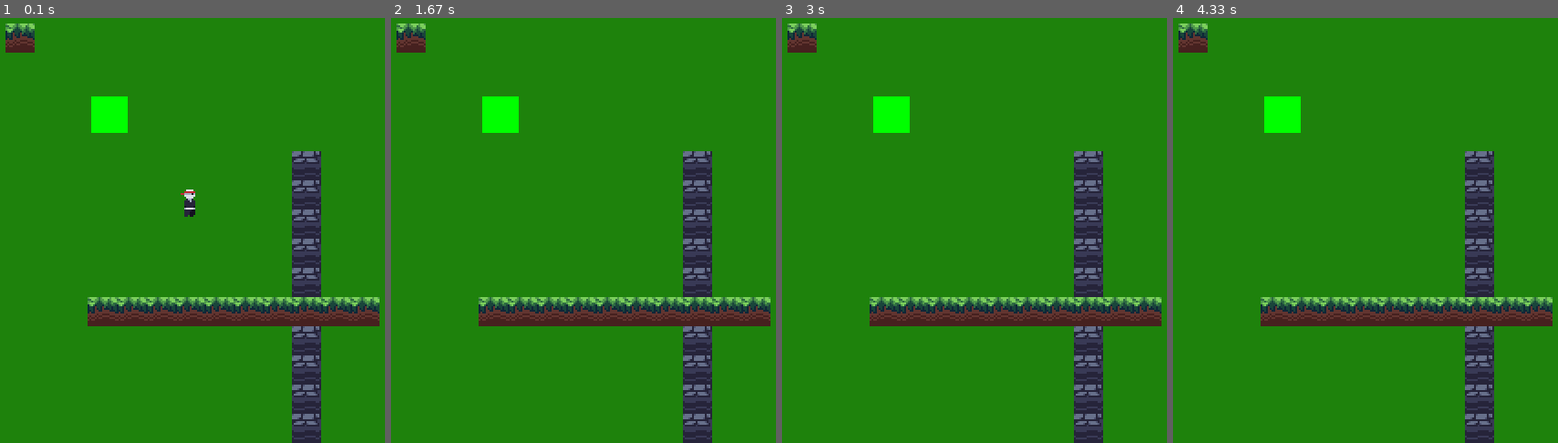
Above: before the commit, frames 1-4 (left to right).
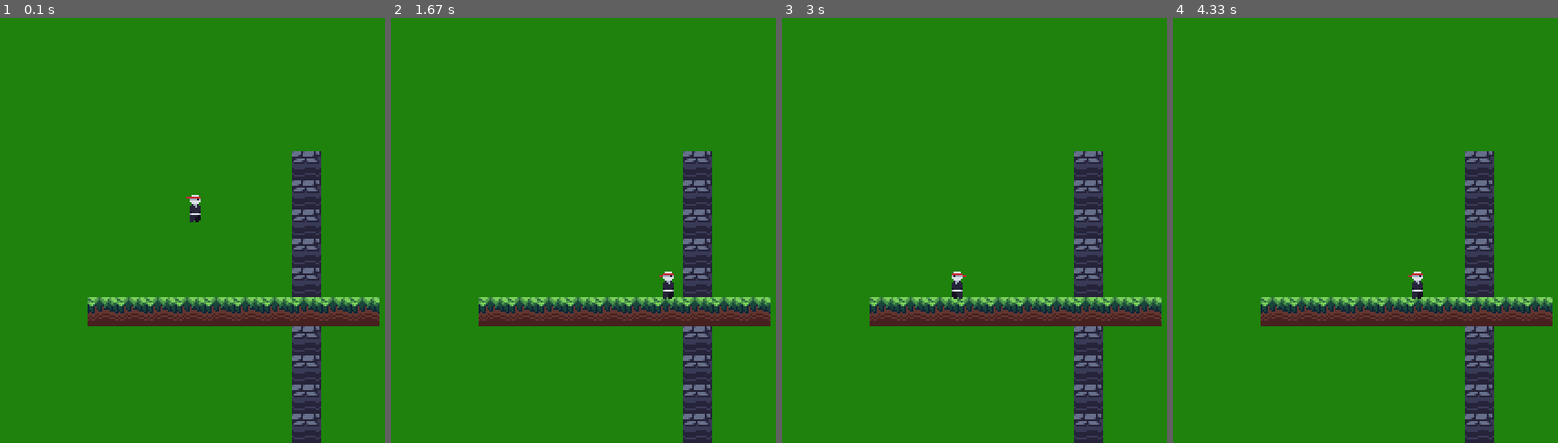
Above: after the commit, the same moments.

Repository: laziutaO/Pygame-updater
Game: pygame game, started from pygame_test/pygame_test.py
Same seed, same stepped clock (60 frames per second), same inputs: the game is played once before the commit and once after it.
Inputs:
- Up to frame 1 (0.1 s): no input
- Up to frame 2 (1.67 s): hold Right 0.33-0.8 s; hold Right 1.17-1.63 s
- Up to frame 3 (3 s): hold Left 1.67-2.2 s; hold Left 2.57-2.97 s
- Up to frame 4 (4.33 s): hold Right 3.4-4.03 s

The runs differ from the first frame. In frame 1, 1.6% of the frame differs, in the area x 1-53%, y 1-49%; in frame 2, 1.5%; in frame 3, 1.5%; in frame 4, 1.5%.

Commit message:
added methods to tilemap class

Diff:
--- a/pygame_test/classes/entities.py
+++ b/pygame_test/classes/entities.py
@@ -9,10 +9,13 @@
         self.size = size
         self.velocity = [0, 0]
         self.action = ''
-        self.anim_offset = (-3, -3)
+        self.anim_offset = (0,0)
         self.flip = False
         self.set_action('idle')
-        self.velocity = [0, 0]
+        self.collisions = {'top': False, 'bottom': False, 'left': False, 'right': False}
+
+    def rect(self):
+        return pygame.Rect(*self.pos, *self.size)
 
     def set_action(self, action):
         if action != self.action:
@@ -21,13 +24,38 @@
             #self.animation.add_callback_func(10, lambda: self.animation.pause_animation())
             #self.animation.set_backwards()
 
-    def update(self, tilemap, movement = (0,0)):
+    def update(self, tilemap, movement):
+        self.collisions = {'top': False, 'bottom': False, 'left': False, 'right': False}
         frame_movement = (movement[0] + self.velocity[0], movement[1] + self.velocity[1])
 
         self.pos[0] += frame_movement[0]
+        entity_rect = self.rect()
+        for rect in tilemap.physics_rects_around(self.pos):
+            if entity_rect.colliderect(rect):
+                if frame_movement[0] > 0:
+                    entity_rect.right = rect.left
+                    self.collisions['right'] = True
+                if frame_movement[0] < 0:
+                    entity_rect.left = rect.right
+                    self.collisions['left'] = True
+                self.pos[0] = entity_rect.x
+
         self.pos[1] += frame_movement[1]
+        entity_rect = self.rect()
+        for rect in tilemap.physics_rects_around(self.pos):
+            if entity_rect.colliderect(rect):
+                if frame_movement[1] > 0:
+                    entity_rect.bottom = rect.top
+                    self.collisions['bottom'] = True
+                if frame_movement[1] < 0:
+                    entity_rect.top = rect.bottom
+                    self.collisions['top'] = True
+                self.pos[1] = entity_rect.y +8
 
         self.gravity()
+
+        if self.collisions['top'] or self.collisions['bottom']:
+            self.velocity[1] = 0
 
         if movement[0] > 0:
             self.flip = False
@@ -41,7 +69,6 @@
             print('finished')
         else:
             surf.blit(pygame.transform.flip(self.animation.anim_image(), self.flip, False), (self.pos[0] - offset[0] + self.anim_offset[0], self.pos[1] - offset[1] + self.anim_offset[1]))
-        #surf.blit(self.game.assets['player'], self.pos)
 
     def gravity(self):
         self.velocity[1] = min(5, self.velocity[1] + 0.1)
@@ -50,8 +77,8 @@
     def __init__(self, game, pos, size):
         super().__init__(game, 'player', pos, size)
 
-    def update(self, movement=(0,0), tilemap = None):
-        super().update(tilemap, movement = movement)
+    def update(self, tilemap, movement=(0,0)):
+        super().update(tilemap, movement)
 
         if movement[0] != 0:
             self.set_action('run')
--- a/pygame_test/pygame_test.py
+++ b/pygame_test/pygame_test.py
@@ -33,7 +33,7 @@
             'grass': load_images(BASE_IMG_PATH + 'tiles/grass'),
             'stone': load_images(BASE_IMG_PATH + 'tiles/stone'),
             'player': load_image( BASE_IMG_PATH + 'entities/player.png'),
-            'player/idle': Animation(load_images(BASE_IMG_PATH + 'entities/player/idle'), 2),
+            'player/idle': Animation(load_images(BASE_IMG_PATH + 'entities/player/idle'), 5),
             'player/run': Animation(load_images(BASE_IMG_PATH + 'entities/player/run'), 5),
         }
         self.tilemap = Tilemap(self, 16, 1)
@@ -48,16 +48,16 @@
     def run(self):
         while True:
             self.display.fill((30, 130, 12))
-            self.player.update((self.movement_hor[1] - self.movement_hor[0], self.movement_ver[1] - self.movement_ver[0]))
             self.tilemap.render(self.display)
+            self.player.update(self.tilemap, (self.movement_hor[1] - self.movement_hor[0], 0))
             self.player.render(self.display)
 
-            player_rect = pygame.Rect(*self.player.pos, *self.player.size)
+            #player_rect = pygame.Rect(*self.player.pos, *self.player.size)
             #polygon_collider = pygame.draw.polygon(self.display, (255, 0, 0), self.points)
-            if player_rect.colliderect(self.collision_area):
+            """if player_rect.colliderect(self.collision_area):
                 pygame.draw.rect(self.display, (255, 0, 0), self.collision_area)
             else:
-                pygame.draw.rect(self.display, (0, 255, 0), self.collision_area)
+                pygame.draw.rect(self.display, (0, 255, 0), self.collision_area)"""
 
             #circle = pygame.draw.circle(self.display, (255, 0, 0), (100, 100), 50)
 
--- a/pygame_updater/tilemaps/tilemap.py
+++ b/pygame_updater/tilemaps/tilemap.py
@@ -1,20 +1,41 @@
+import pygame
+NEIGHBOR_OFFSETS = [(0, -1), (1, 0), (0, 1), (-1, 0), (1, -1), (1, 1), (-1, 1), (-1, -1), (0, 0)]
+PHYSICS_TILES = {'grass', 'stone'}
+
 class Tilemap:
     def __init__(self, game, tile_size = 16, scale = 1):
         self.__tile_size = tile_size
-        self.__tilemap = {}
+        self.tilemap = {}
         self.__scale = scale
-        self.__tile_size = tile_size
         self.game = game
-        self._offgrid_tiles = [{'type' : 'grass', 'pos' : (3, 10), 'variant': 1}]
+        #self._offgrid_tiles = [{'type' : 'grass', 'pos' : (3, 10), 'variant': 1}]
+        self.__offgrid_tiles = []
 
         for i in range(10):
-            self.__tilemap[str(3 + i) + ';10'] = {'type' : 'grass', 'pos' : (3 + i, 10), 'variant': 1}
-            self.__tilemap['10;' + str(5 + i)] = {'type' : 'stone', 'pos' : (10, 5 + i), 'variant': 1}
+            self.tilemap[str(3 + i) + ';10'] = {'type' : 'grass', 'pos' : (3 + i, 10), 'variant': 1}
+            self.tilemap['10;' + str(5 + i)] = {'type' : 'stone', 'pos' : (10, 5 + i), 'variant': 1}
 
-    def render(self, surf, offset = (0,0)):
-        for tile in self._offgrid_tiles:
+    def render(self, surf):
+        for tile in self.__offgrid_tiles:
             surf.blit(self.game.assets[tile['type']][tile['variant']], tile['pos'])
 
-        for loc in self.__tilemap:
-            tile = self.__tilemap[loc]
+        for loc in self.tilemap:
+            tile = self.tilemap[loc]
             surf.blit(self.game.assets[tile['type']][tile['variant']], (tile['pos'][0] * self.__tile_size, tile['pos'][1] * self.__tile_size))
+
+    def tiles_around(self, pos):
+        tiles = []
+        tile_location = (int(pos[0] // self.__tile_size), int(pos[1] // self.__tile_size))
+        for offset in NEIGHBOR_OFFSETS:
+            check_location = str(tile_location[0] + offset[0]) + ';' + str(tile_location[1] + offset[1])
+            if check_location in self.tilemap:
+                tiles.append(self.tilemap[check_location])
+
+        return tiles
+
+    def physics_rects_around(self, pos):
+        rects = []
+        for tile in self.tiles_around(pos):
+            if tile['type'] in PHYSICS_TILES:
+                rects.append(pygame.Rect(tile['pos'][0] * self.__tile_size, tile['pos'][1] * self.__tile_size, self.__tile_size, self.__tile_size))
+        return rects
